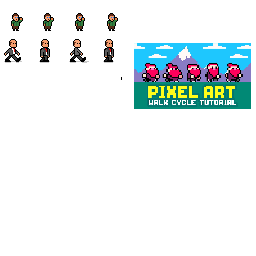
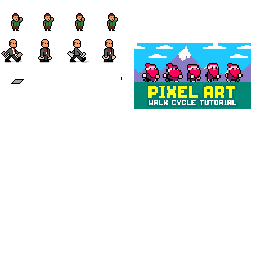
The second 256×256 image is a revision of the first. Changes to its layers:
painted on "Skjermbilde 2025-05-18 kl. 21.47.28.png kopi 3" over [1, 51, 116, 60]
added layer "Lag 6" above "Skjermbilde 2025-05-18 kl. 21.47.28.png" over [11, 54, 47, 84]
